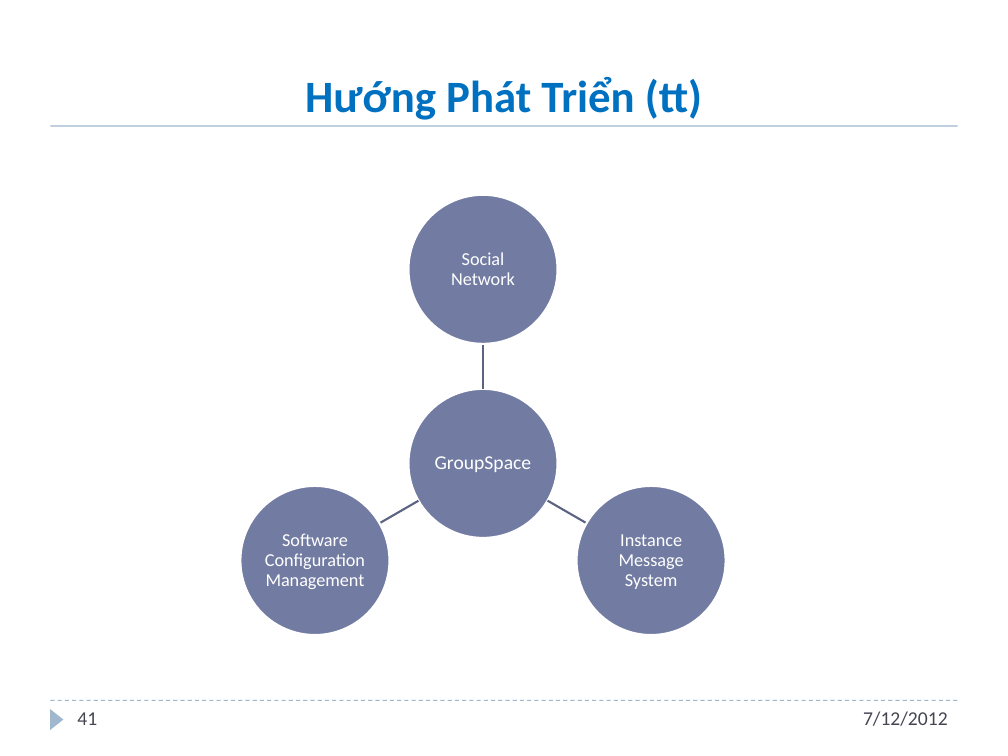
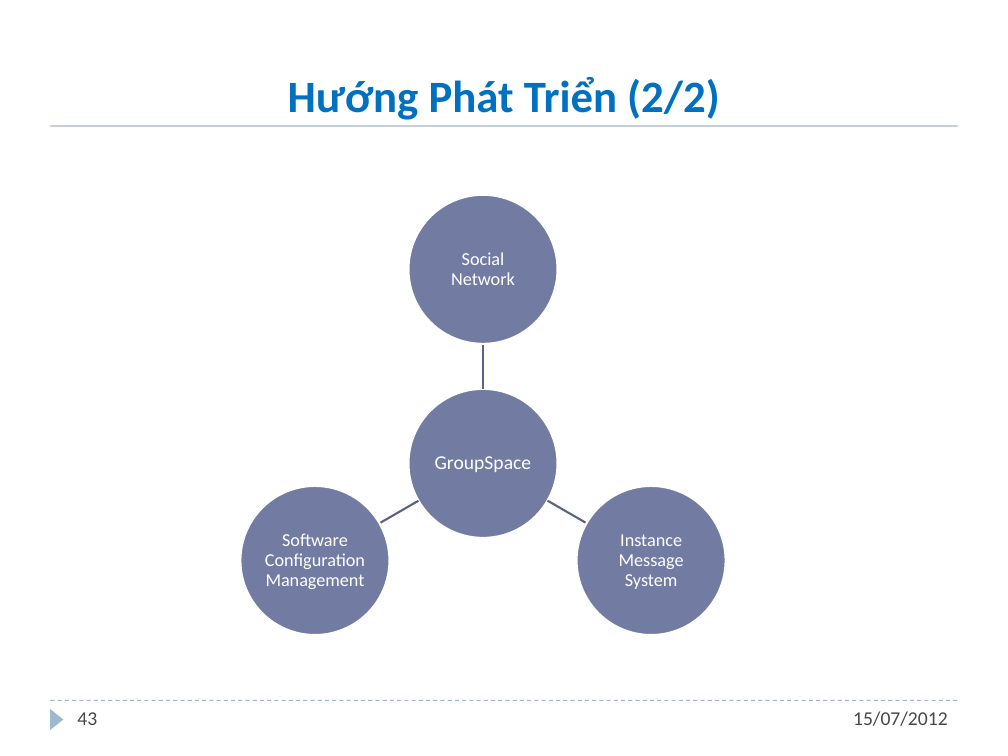
Before and after one commit to andungtra/he-thong-quan-ly-tuong-tac, a slide deck: slide 43 of Report/ppt/Presentation.pptx (slide 41 before the commit). Drawn at 1008x756 pixels with LibreOffice and Linux fonts; fonts in the diff are those of the drawing; background and template pictures are left out. Boxes give left, top, right and bottom in pixels: in the first picture for what was removed or moved away, otherwise in the second. Text is boxed around its words. In the diff, an @@ line names an element or a change of style, - is before the commit and + after.

```diff
--- a/Report/ppt/Presentation.pptx
+++ b/Report/ppt/Presentation.pptx
@@ title at bbox=[288, 77, 720, 120]: text changed @@
-Hướng Phát Triển (tt)
+Hướng Phát Triển (2/2)
@@ page number at bbox=[77, 712, 97, 725]: text changed @@
-41
+43
@@ text at bbox=[853, 711, 948, 726]: text changed @@
-7/12/2012
+15/07/2012
```
Also in this commit, not shown: 43 other slides changed, 2 slides added, 1 other file.
